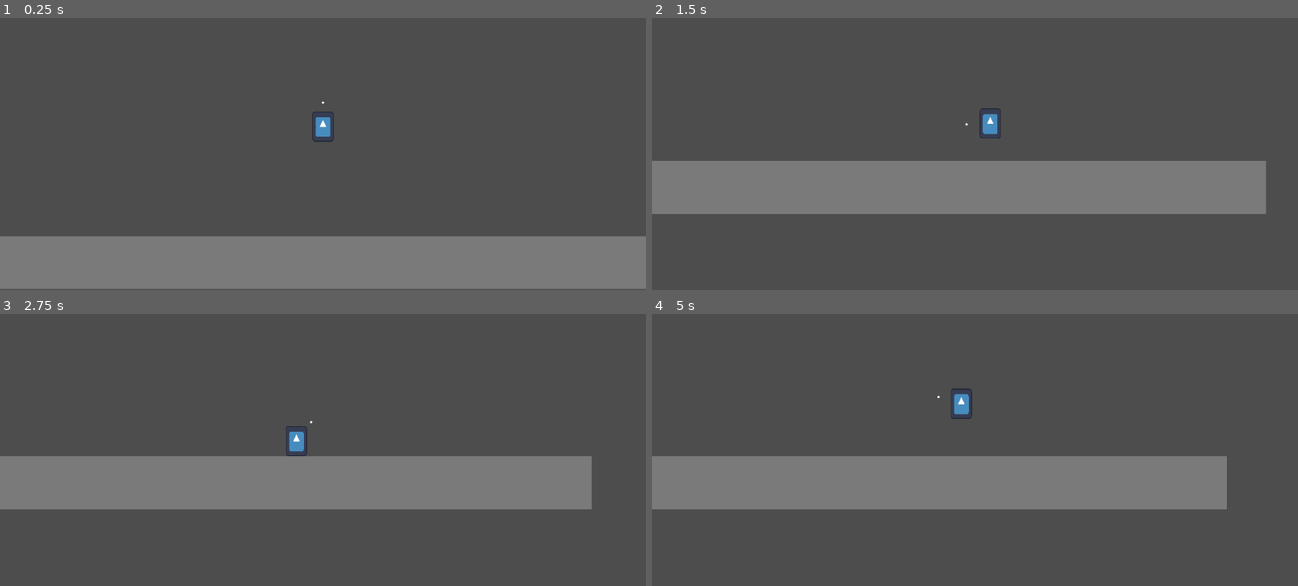
Above: before the commit, frames 1-4 (two rows, left to right).
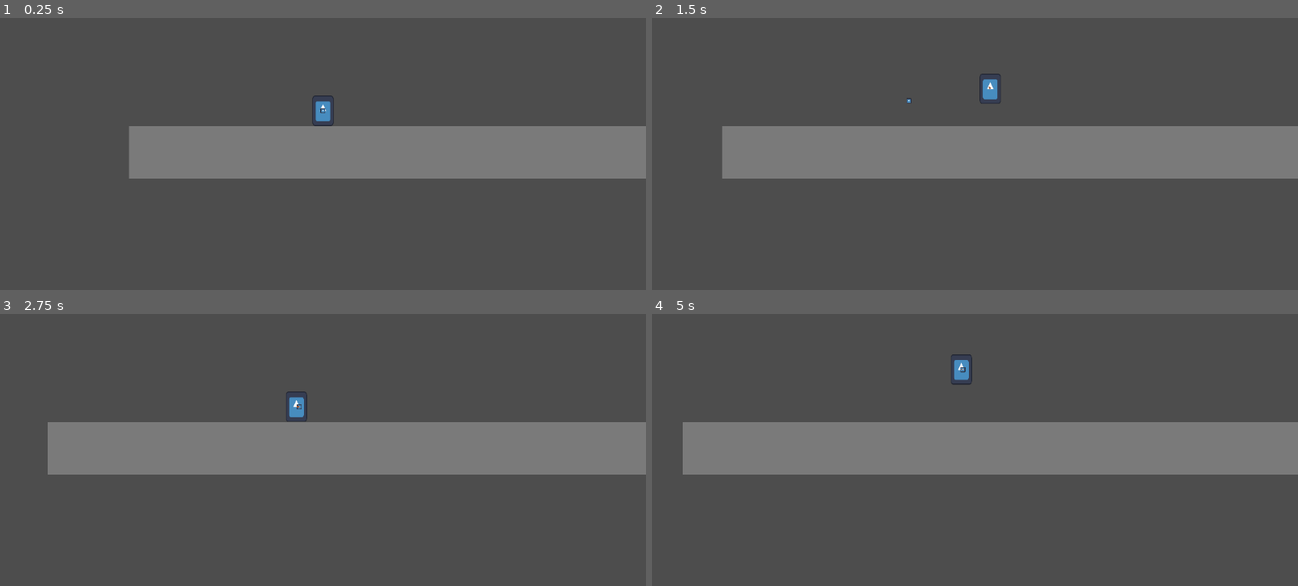
Above: after the commit, the same moments.

Repository: SuatMartin/Plunger-Grappler
Game: Godot game, scene res://Levels/test_level.tscn
The game is run twice, just before and just after one commit, with the same random seed, the same clock (stepped at 60 frames per second) and the same inputs. The engine's default icon, where the game draws it, is replaced by a stand-in: a white triangle on a blue panel in a dark square.
Inputs (mouse positions are in pixels of both pictures, inside the frame that each line leads up to):
- Up to frame 1 (0.25 s): no input
- Up to frame 2 (1.5 s): move the mouse to (1117, 91) at 0.52 s; hold D (right) from 0.53 s (still down); click (1117, 91) at 0.6 s; tap Space (jump) at 0.77 s; move the mouse to (845, 126) at 1.27 s; click (845, 126) at 1.35 s
- Up to frame 3 (2.75 s): tap Space (jump) at 1.52 s; move the mouse to (387, 324) at 2.02 s; release D (right) at 2.03 s; hold A (left) from 2.03 s (still down); hold Shift (sprint) from 2.03 s (still down); click (387, 324) at 2.3 s
- Up to frame 4 (5 s): move the mouse to (942, 477) at 2.77 s; release A (left) at 2.78 s; release Shift (sprint) at 2.78 s; hold D (right) 2.78-4.28 s; click (942, 477) at 2.85 s; tap Space (jump) at 3.02, 3.77, 4.52 s; move the mouse to (1168, 458) at 3.52 s; click (1168, 458) at 3.6 s; move the mouse to (781, 349) at 4.27 s; hold A (left) from 4.28 s (still down); tap Shift (sprint) at 4.35 s; click (781, 349) at 4.55 s

The runs differ from the first frame. In frame 1, 35% of the frame differs, in the area x 0-100%, y 28-100%; in frame 2, 25%; in frame 3, 25%; in frame 4, 25%.

Commit message:
Added Start to plunger

Diff:
--- a/Levels/test_level.tscn
+++ b/Levels/test_level.tscn
@@ -1,6 +1,8 @@
-[gd_scene load_steps=4 format=3 uid="uid://clg8mwer1172y"]
+[gd_scene load_steps=6 format=3 uid="uid://clg8mwer1172y"]
 
 [ext_resource type="PackedScene" uid="uid://cpuxg6ercyfm6" path="res://Objects/Player/player.tscn" id="1_b4sgw"]
+[ext_resource type="PackedScene" uid="uid://nn54g2x3xyxn" path="res://Objects/Plunger/plunger.tscn" id="2_108gs"]
+[ext_resource type="PackedScene" uid="uid://ckjixkvrxpasv" path="res://Objects/Plunger/plunger_rope.tscn" id="3_rvs0f"]
 
 [sub_resource type="QuadMesh" id="QuadMesh_rkulr"]
 
@@ -25,5 +27,9 @@
 [node name="Enities" type="Node2D" parent="."]
 
 [node name="Player" parent="Enities" instance=ExtResource("1_b4sgw")]
-position = Vector2(537, 498)
+position = Vector2(59, 892)
 can_double_jump = false
+
+[node name="Plunger" parent="Enities" instance=ExtResource("2_108gs")]
+
+[node name="PlungerRope" parent="Enities" instance=ExtResource("3_rvs0f")]
--- a/Objects/Player/Player.gd
+++ b/Objects/Player/Player.gd
@@ -7,6 +7,7 @@
 @export var JUMP_VELOCITY = -550.0
 @export var extra_fall_gravity_factor = 1.7
 @export var can_double_jump = true
+@export var push_force = 200
 
 # Get the gravity from the project settings to be synced with RigidBody nodes.
 var gravity = ProjectSettings.get_setting("physics/2d/default_gravity") * 1.2
@@ -20,19 +21,34 @@
 var can_shoot = true
 var big_shot = false
 
+var plunging = false
+var plunger = null
+var plunger_rope = null
+
 @onready var variable_jump_timer = %VariableJumpTimer
 @onready var coyote_timer = %CoyoteTimer
 @onready var ground_check_ray = $GroundCheckRay
 @onready var shoot_point = %ShootPoint
 @onready var gun_root = $GunRoot
 @onready var fire_rate_timer = %FireRateTimer
+@onready var aim_ray = $GunRoot/AimRay
 
 func _ready():
+	plunger = get_tree().get_first_node_in_group("plunger")
+	plunger_rope = get_tree().get_first_node_in_group("plunger_rope")
+
 	normal_gravity = gravity
 	fall_gravity = gravity * extra_fall_gravity_factor
 	current_speed = jog_speed
 
+
 func _physics_process(delta):
+	#physics interaction
+	for i in get_slide_collision_count():
+		var c = get_slide_collision(i)
+		if c.get_collider() is RigidBody2D:
+			c.get_collider().apply_central_impulse(-c.get_normal() * push_force)
+
 	gun_root.look_at(get_global_mouse_position())
 
 	if ground_check_ray.is_colliding():
@@ -51,6 +67,9 @@
 			gravity = normal_gravity
 		velocity.y += gravity * delta
 
+	if not plunging:
+		plunger.global_position = global_position
+
 	# Handle jump.
 	if Input.is_action_just_pressed("jump") and can_jump:
 		can_let_go_of_jump = false
@@ -65,8 +84,21 @@
 		can_shoot = false
 		fire_rate_timer.start()
 		var dir_to_mouse = global_position.direction_to(shoot_point.global_position).normalized()
+		var tween = create_tween()
 
-		print("bang")
+		if !plunging:
+			if aim_ray.is_colliding():
+				tween.tween_property(plunger,"global_position", aim_ray.get_collision_point(),.15)
+				plunging = true
+			else:
+				tween.tween_property(plunger,"global_position", shoot_point.global_position,.15)
+				tween.tween_property(plunger,"global_position", global_position,.15)
+		else:
+			if aim_ray.is_colliding():
+				var dir_to_plunger = global_position.direction_to(plunger.global_position).normalized()
+				velocity = dir_to_plunger * 1000
+			tween.tween_property(plunger,"global_position", global_position,.15)
+			plunging = false
 
 	#Handle Sprinting
 	if Input.is_action_pressed("sprint"):
@@ -87,6 +119,10 @@
 	move_and_slide()
 
 
+func _process(delta):
+	plunger_rope.points[0] = global_position
+	plunger_rope.points[1] = plunger.global_position
+
 func _on_variable_jump_timer_timeout():
 	can_let_go_of_jump = true
 	pass # Replace with function body.
--- a/Objects/Player/player.tscn
+++ b/Objects/Player/player.tscn
@@ -12,13 +12,6 @@
 [node name="Player" type="CharacterBody2D" groups=["player"]]
 collision_layer = 2
 script = ExtResource("1_8ht6t")
-
-[node name="Sprite2D" type="Sprite2D" parent="."]
-scale = Vector2(0.59375, 0.844445)
-texture = ExtResource("2_rjrgu")
-
-[node name="CollisionShape2D" type="CollisionShape2D" parent="."]
-shape = SubResource("CapsuleShape2D_k2srv")
 
 [node name="Timers" type="Node" parent="."]
 
@@ -38,6 +31,13 @@
 wait_time = 0.1
 one_shot = true
 
+[node name="PlayerSprite" type="Sprite2D" parent="."]
+scale = Vector2(0.59375, 0.844445)
+texture = ExtResource("2_rjrgu")
+
+[node name="CollisionShape2D" type="CollisionShape2D" parent="."]
+shape = SubResource("CapsuleShape2D_k2srv")
+
 [node name="GroundCheckRay" type="RayCast2D" parent="."]
 target_position = Vector2(0, 70)
 
@@ -45,12 +45,16 @@
 
 [node name="ShootPoint" type="Marker2D" parent="GunRoot"]
 unique_name_in_owner = true
-position = Vector2(85, 0)
+position = Vector2(298, 0)
 
 [node name="MeshInstance2D" type="MeshInstance2D" parent="GunRoot/ShootPoint"]
+visible = false
 position = Vector2(0, 9.53674e-07)
 scale = Vector2(8.00907, 8.00907)
 mesh = SubResource("SphereMesh_qoyc2")
+
+[node name="AimRay" type="RayCast2D" parent="GunRoot"]
+target_position = Vector2(300, 0)
 
 [node name="Camera2D" type="Camera2D" parent="."]
 zoom = Vector2(0.5, 0.5)
--- /dev/null
+++ b/Objects/Plunger/plunger.gd
@@ -0,0 +1,4 @@
+extends CharacterBody2D
+
+func _physics_process(delta):
+	move_and_slide()
--- /dev/null
+++ b/Objects/Plunger/plunger.tscn
@@ -0,0 +1,11 @@
+[gd_scene load_steps=3 format=3 uid="uid://nn54g2x3xyxn"]
+
+[ext_resource type="Texture2D" uid="uid://cha0axgg5262a" path="res://icon.svg" id="1_2bteo"]
+[ext_resource type="Script" path="res://Objects/Plunger/plunger.gd" id="1_6mpo4"]
+
+[node name="Plunger" type="CharacterBody2D" groups=["plunger"]]
+script = ExtResource("1_6mpo4")
+
+[node name="PlungerSprite" type="Sprite2D" parent="."]
+scale = Vector2(0.140625, 0.140625)
+texture = ExtResource("1_2bteo")
--- /dev/null
+++ b/Objects/Plunger/plunger_rope.tscn
@@ -0,0 +1,12 @@
+[gd_scene load_steps=2 format=3 uid="uid://ckjixkvrxpasv"]
+
+[sub_resource type="Curve" id="Curve_geby8"]
+_data = [Vector2(0, 0.5), 0.0, 0.0, 0, 1, Vector2(1, 0.5), 0.0, 0.0, 1, 0]
+point_count = 2
+
+[node name="PlungerRope" type="Line2D" groups=["plunger_rope"]]
+top_level = true
+z_index = 1
+points = PackedVector2Array(0, 0, 0, 0)
+width_curve = SubResource("Curve_geby8")
+default_color = Color(0.6, 0.309804, 0.172549, 1)
